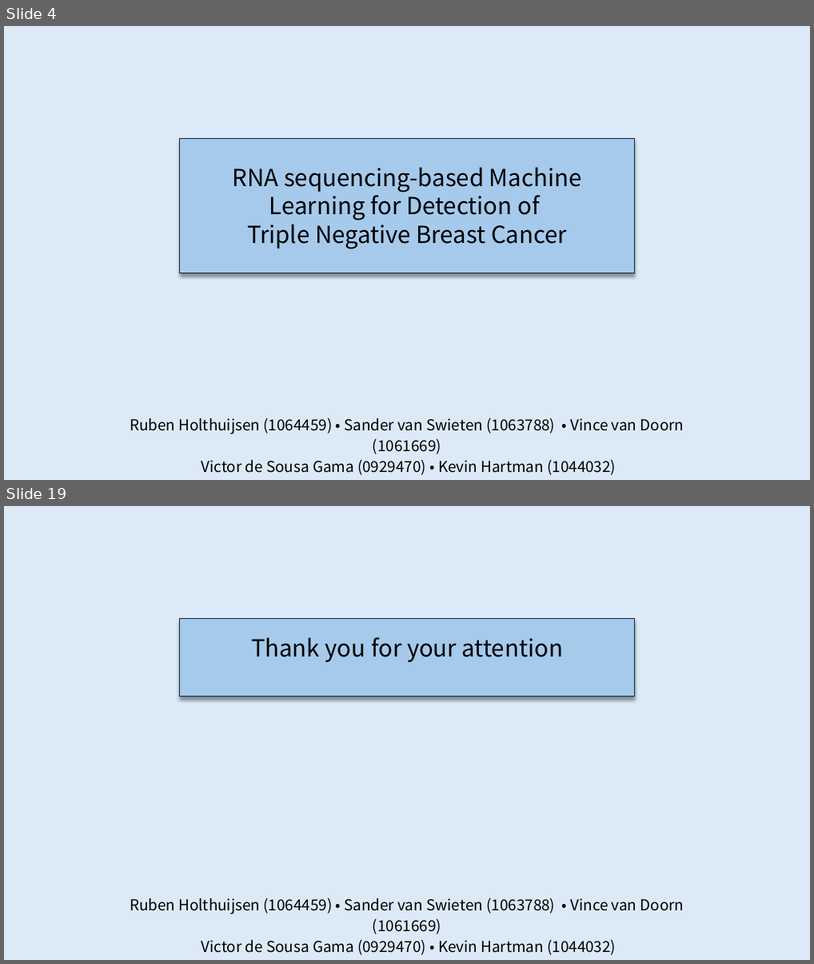
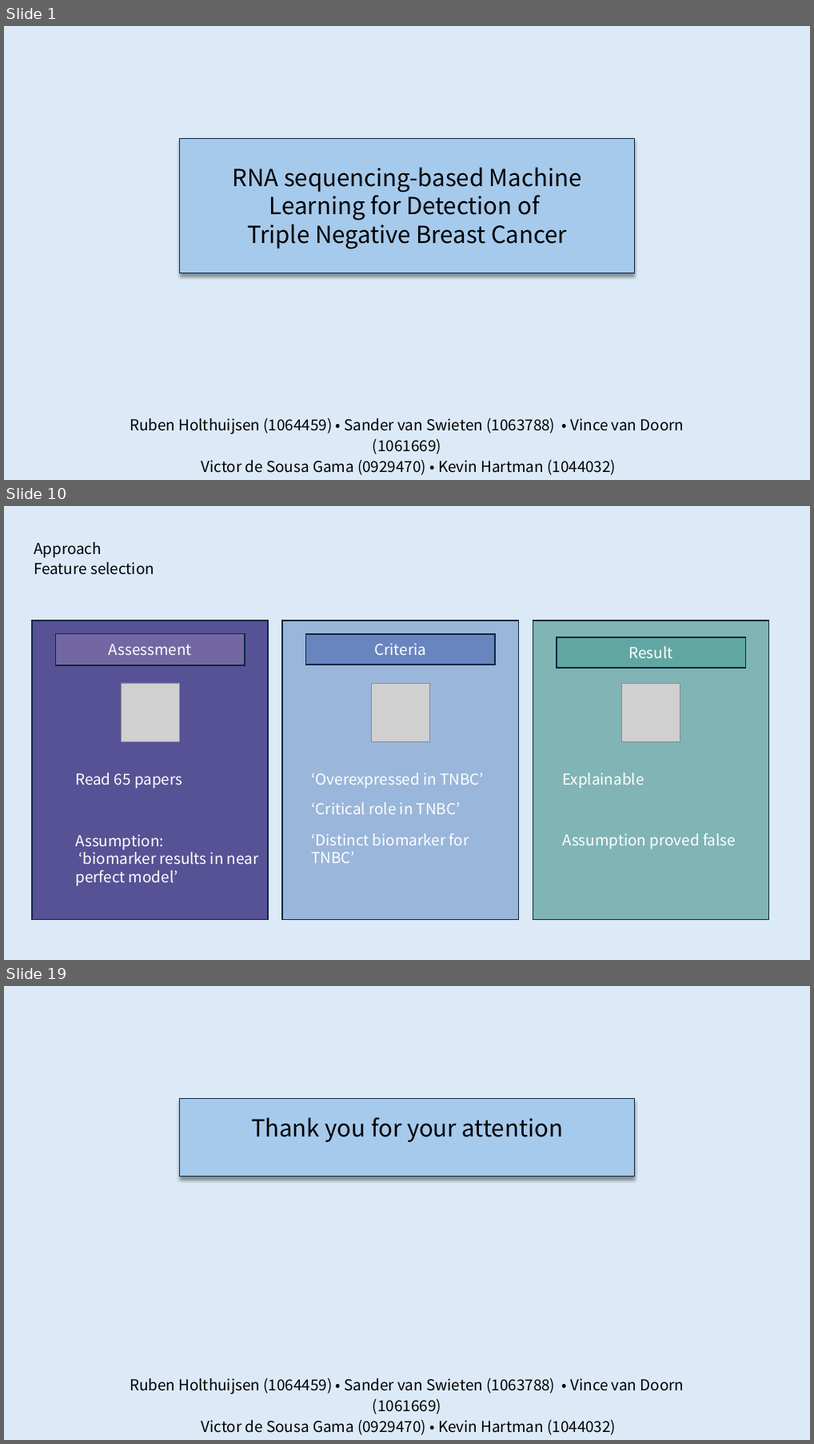
Before and after one commit to rhlt/tnbc, a slide deck: CapstoneProject_FinalPresentation.pptx. Shown one above the other, each under a label of ours: slides 4 and 19 before the commit, slides 1, 10 and 19 after it; the slides between them are not shown. The pictures are 814x964 and 814x1444 pixels, drawn with LibreOffice and Linux fonts; fonts in the diff are those of the drawing; grey boxes stand for pictures. Boxes give left, top, right and bottom in pixels: in the first picture for what was removed or moved away, otherwise in the second. Text is boxed around its words. In the diff, an @@ line names an element or a change of style, - is before the commit and + after.

```diff
--- a/CapstoneProject_FinalPresentation.pptx
+++ b/CapstoneProject_FinalPresentation.pptx
@@ slide 10 added at (4, 506, 810, 960), background #DCEAF7 @@
@@ text added at (34, 542, 102, 558), 18 pt, text #000000 @@
+Approach
@@ text added at (34, 562, 154, 575), 18 pt, text #000000 @@
+Feature selection
@@ rectangle added at (32, 620, 268, 919), fill #575295, outline #0E2841 1.5 pt @@
@@ rectangle added at (283, 620, 519, 919), fill #9AB6DA, outline #0E2841 1.5 pt @@
@@ rectangle added at (534, 620, 770, 919), fill #80B4B5, outline #0E2841 1.5 pt @@
@@ rectangle added at (55, 634, 245, 665), fill #7267A2, outline #0E2841 1.5 pt, 18 pt, text #FFFFFF @@
+Assessment
@@ rectangle added at (306, 634, 495, 664), fill #6985BF, outline #0E2841 1.5 pt, 18 pt, text #FFFFFF @@
+Criteria
@@ rectangle added at (557, 637, 746, 668), fill #61A6A2, outline #0E2841 1.5 pt, 18 pt, text #FFFFFF @@
+Result
@@ picture added at (121, 683, 179, 741) @@
@@ picture added at (372, 683, 430, 741) @@
@@ picture added at (622, 683, 681, 741) @@
@@ text added at (75, 772, 182, 788), 18 pt, text #FFFFFF @@
+Read 65 papers
@@ text added at (312, 772, 484, 788), 18 pt, text #FFFFFF @@
+‘Overexpressed in TNBC’
@@ text added at (562, 772, 644, 788), 18 pt, text #FFFFFF @@
+Explainable
@@ text added at (312, 802, 461, 814), 18 pt, text #FFFFFF @@
+‘Critical role in TNBC’
@@ text added at (75, 834, 259, 886), 18 pt, text #FFFFFF @@
+Assumption:
+‘biomarker results in near perfect model’
@@ text added at (312, 833, 470, 863), 18 pt, text #FFFFFF @@
+‘Distinct biomarker for TNBC’
@@ text added at (562, 833, 736, 849), 18 pt, text #FFFFFF @@
+Assumption proved false
@@ what was slide 4 is now slide 1 @@
```
Also in this commit, not shown: 11 slides changed, 5 other slides added, 8 slides removed, 18 other files.
